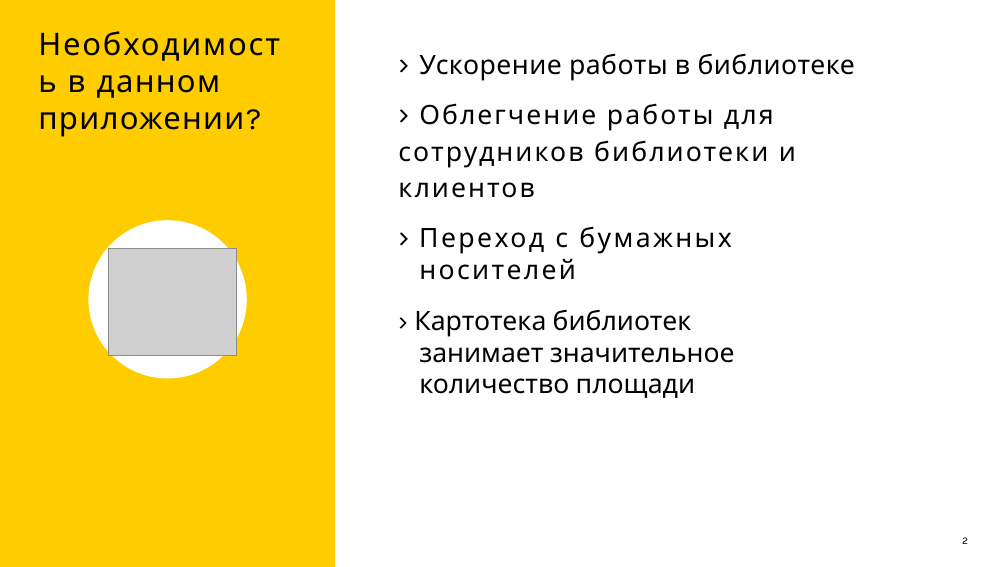
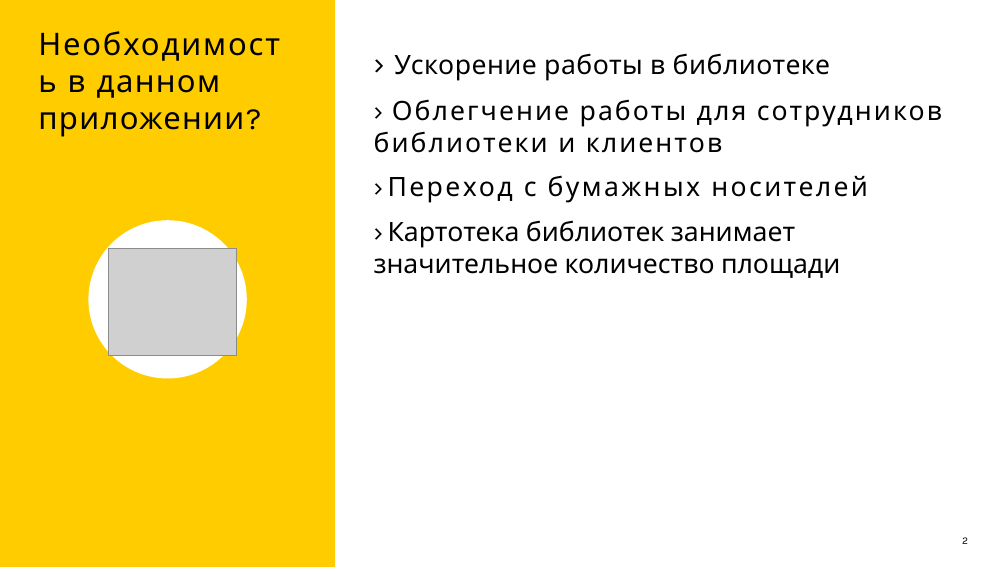
Before and after one commit to aikarimovvw/Library_System-QtProject, a slide deck: slide 2 of Documentation/Презентация SyrezLib.pptx. Drawn at 1008x567 pixels with LibreOffice and Linux fonts; fonts in the diff are those of the drawing; grey boxes stand for pictures. Boxes give left, top, right and bottom in pixels: in the first picture for what was removed or moved away, otherwise in the second. Text is boxed around its words. In the diff, an @@ line names an element or a change of style, - is before the commit and + after.

```diff
--- a/Documentation/Презентация SyrezLib.pptx
+++ b/Documentation/Презентация SyrezLib.pptx
@@ text "› Ускорение работы в библиотеке": place and size @@
-text "› Ускорение работы в библиотеке" at [398,53,855,398]
+text "› Ускорение работы в библиотеке" at [374,53,942,278]
@@ text at [374,99,942,278]: size 41.5 to 36 pt in "›", "›"; line spacing 49.2pt to 1; indent changed; line spacing 43.2pt to 1; less space between paragraphs @@
```
Also in this commit, not shown: 3 other slides changed.
